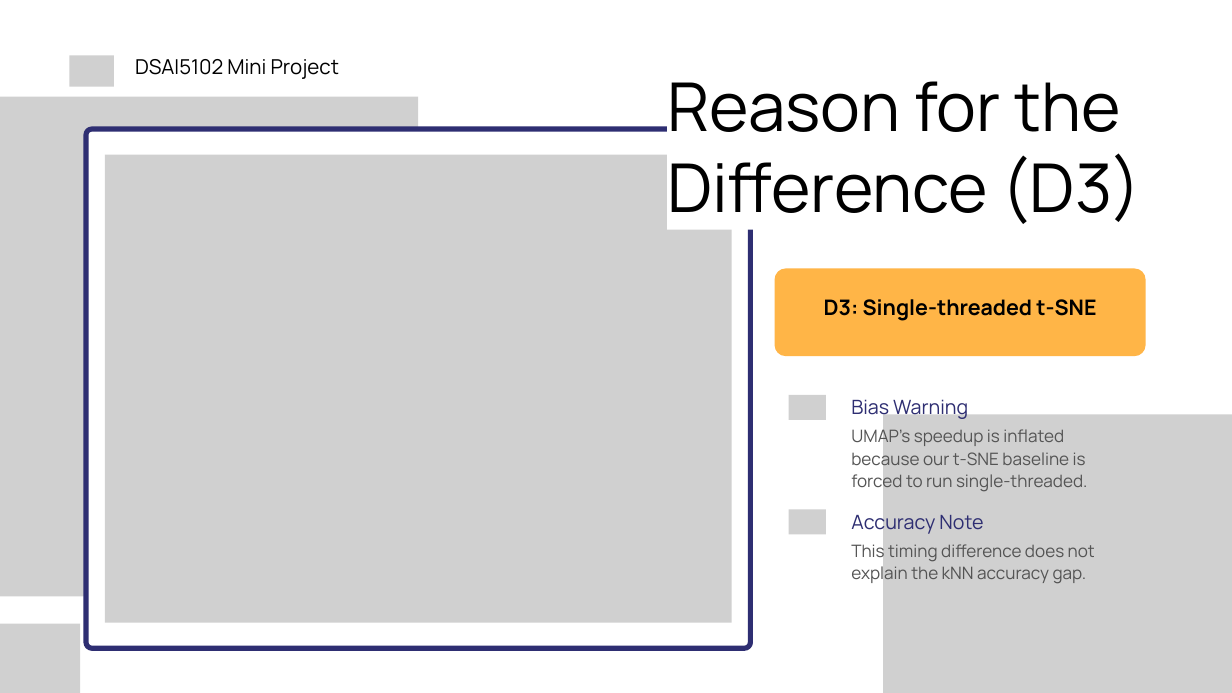
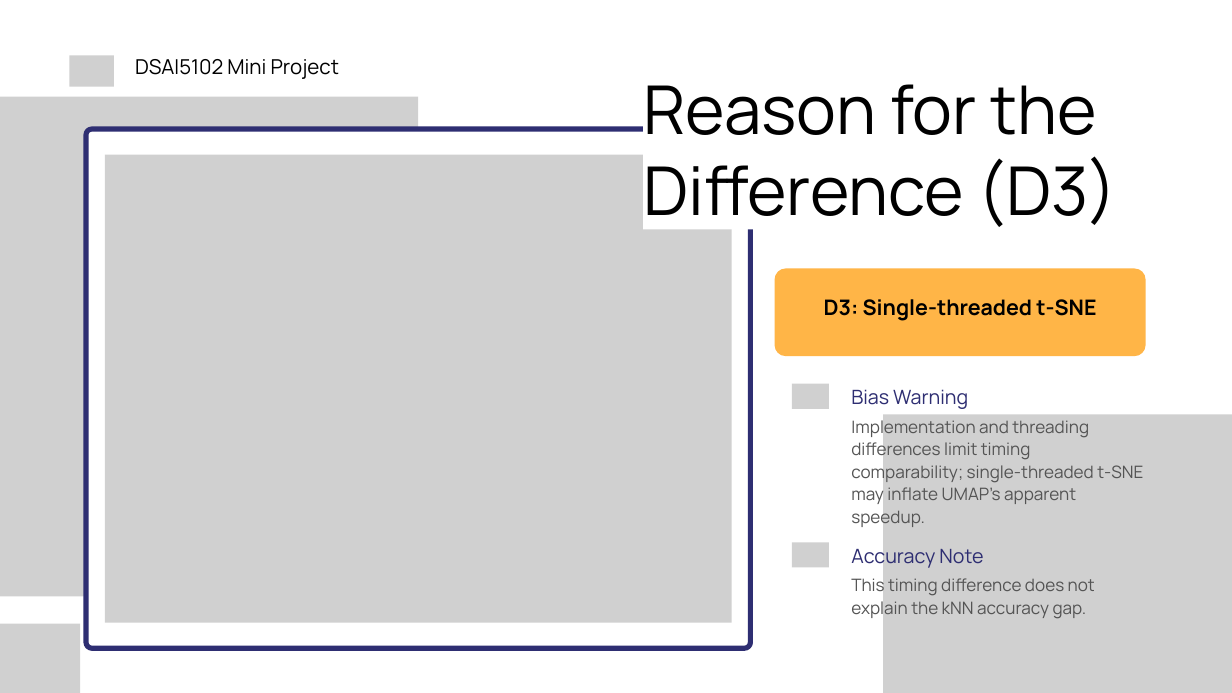
Before and after one commit to PKLgames/dsai5102MiniProject, a slide deck: slide 7 of slides/DSAI5102_Group16_Slides.pptx. Drawn at 1232x693 pixels with LibreOffice and Linux fonts; fonts in the diff are those of the drawing; grey boxes stand for pictures. Boxes give left, top, right and bottom in pixels: in the first picture for what was removed or moved away, otherwise in the second. Text is boxed around its words. In the diff, an @@ line names an element or a change of style, - is before the commit and + after.

```diff
--- a/slides/DSAI5102_Group16_Slides.pptx
+++ b/slides/DSAI5102_Group16_Slides.pptx
@@ text "Reason for the Difference (D3)" rewrapped from box(667, 81, 1141, 224) to box(643, 84, 1117, 232) @@
@@ picture: place and size @@
-picture at box(788, 395, 825, 420)
+picture at box(792, 384, 829, 409)
@@ text "Bias Warning": place and size @@
-text "Bias Warning" at box(851, 399, 968, 421)
+text "Bias Warning" at box(851, 389, 968, 409)
@@ text at box(851, 417, 1143, 528): text changed @@
-UMAP's speedup is inflated because our t-SNE baseline is forced to run single-threaded.
+Implementation and threading differences limit timing comparability; single-threaded t-SNE may inflate UMAP’s apparent speedup.
@@ picture: place and size @@
-picture at box(788, 509, 825, 535)
+picture at box(792, 543, 829, 568)
@@ text "Accuracy Note": place and size @@
-text "Accuracy Note" at box(851, 510, 983, 535)
+text "Accuracy Note" at box(851, 544, 983, 569)
@@ text "This timing difference does not ...": place and size @@
-text "This timing difference does not ..." at box(851, 541, 1095, 584)
+text "This timing difference does not ..." at box(851, 576, 1095, 619)
```
Also in this commit, not shown: 5 other slides changed, 1 other file.
